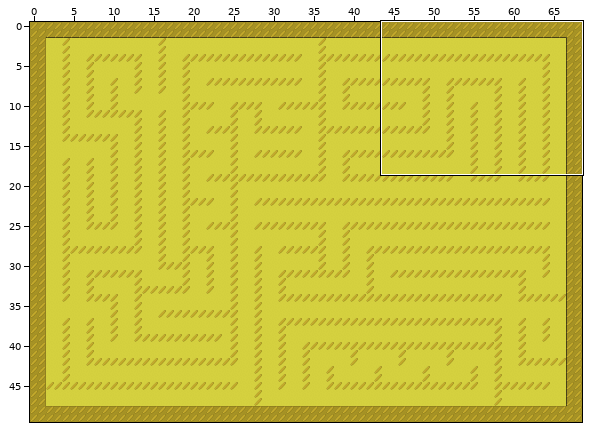
Tiled map: android/assets/tilemaps/kairo/maze.tmx. Above, an overview of the earlier version with the close-up marked.
Close-up. Before the commit:
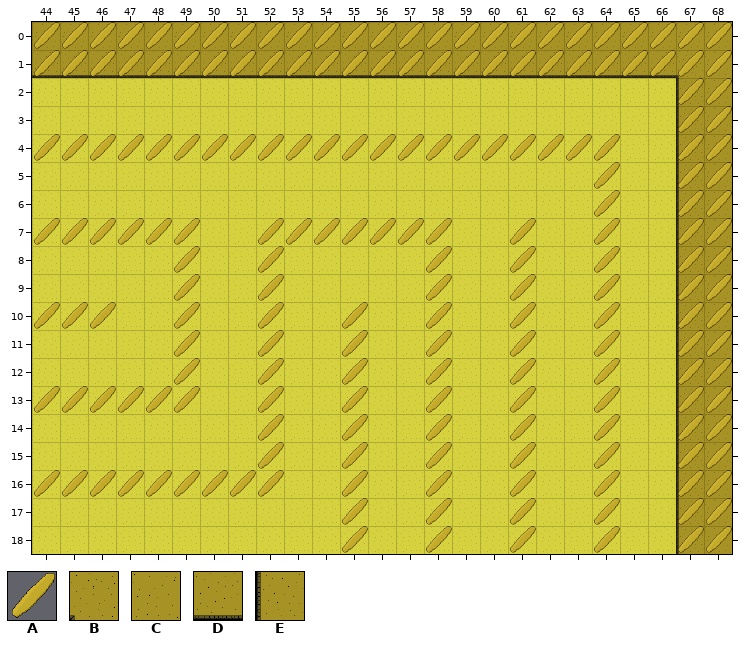
Cells are 64x64 px. Shown: x 44..68, y 0..18. The commit also changed other parts of the map, which this record leaves out.
Key: from "bad_objects": A 0; from "kairo": B 6, C 20, D 24, E 24 turned 90.
_ is an empty cell.
Layers that did not change in this view are not listed.
Layer "wall_tiles" before, first column x 44:
 0 CCCCCCCCCCCCCCCCCCCCCCCCC
 1 DDDDDDDDDDDDDDDDDDDDDDDBC
 2 _______________________EC
 3 _______________________EC
 4 _______________________EC
 5 _______________________EC
 6 _______________________EC
 7 _______________________EC
 8 _______________________EC
 9 _______________________EC
10 _______________________EC
11 _______________________EC
12 _______________________EC
13 _______________________EC
14 _______________________EC
15 _______________________EC
16 _______________________EC
17 _______________________EC
18 _______________________EC
Layer "Tile Layer 1" before, first column x 44:
 0 AAAAAAAAAAAAAAAAAAAAAAAAA
 1 AAAAAAAAAAAAAAAAAAAAAAAAA
 2 _______________________AA
 3 _______________________AA
 4 AAAAAAAAAAAAAAAAAAAAA__AA
 5 ____________________A__AA
 6 ____________________A__AA
 7 AAAAAA__AAAAAAA__A__A__AA
 8 _____A__A_____A__A__A__AA
 9 _____A__A_____A__A__A__AA
10 AAA__A__A__A__A__A__A__AA
11 _____A__A__A__A__A__A__AA
12 _____A__A__A__A__A__A__AA
13 AAAAAA__A__A__A__A__A__AA
14 ________A__A__A__A__A__AA
15 ________A__A__A__A__A__AA
16 AAAAAAAAA__A__A__A__A__AA
17 ___________A__A__A__A__AA
18 ___________A__A__A__A__AA
After:
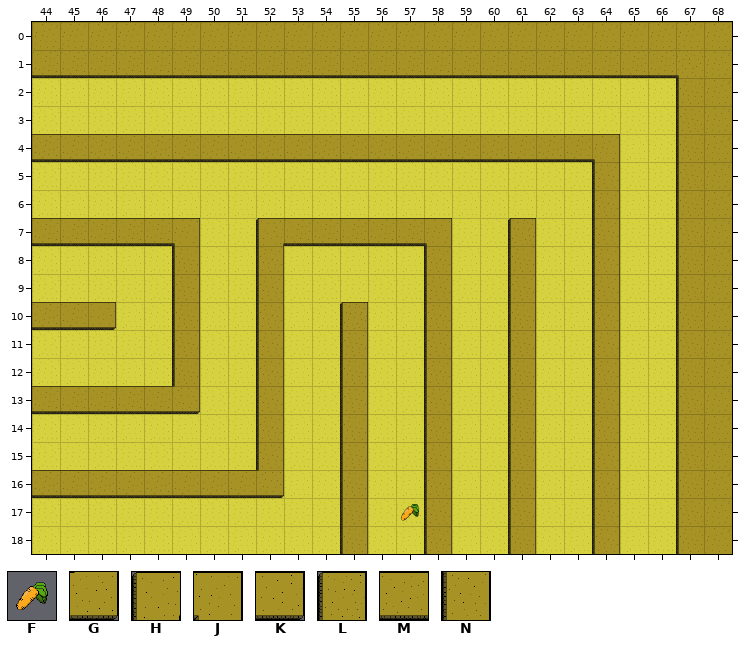
Further tiles: from "good_objects": F 1; from "kairo": G 2, H 3, J 5, K 14, L 15, M 23, N 23 turned 90.
Tiles of an added or newly shown layer are drawn over the layers below it.
What changed:
Changed rows in their new state; . is an unchanged cell.
Layer "wall_tiles":
first column x 44:
 4 MMMMMMMMMMMMMMMMMMMMJ
 5 ....................N
 6 ....................N
 7 MMMMMJ..HMMMMMJ..L..N
 8 .....N..N.....N..N..N
 9 .....N..N.....N..N..N
10 MMK..N..N..L..N..N..N
11 .....N..N..N..N..N..N
12 .....N..N..N..N..N..N
13 MMMMMG..N..N..N..N..N
14 ........N..N..N..N..N
15 ........N..N..N..N..N
16 MMMMMMMMG..N..N..N..N
17 ...........N..N..N..N
18 ...........N..N..N..N
Layer "good_tiles" (added):
first column x 57:
17 F
Layer "Tile Layer 1" (now hidden):
first column x 44:
 0 _________________________
 1 _________________________
 2 .......................__
 3 .......................__
 4 _____________________..__
 5 ...................._..__
 6 ...................._..__
 7 ______.._______.._.._..__
 8 ....._.._....._.._.._..__
 9 ....._.._....._.._.._..__
10 ___.._.._.._.._.._.._..__
11 ....._.._.._.._.._.._..__
12 ....._.._.._.._.._.._..__
13 ______.._.._.._.._.._..__
14 ........_.._.._.._.._..__
15 ........_.._.._.._.._..__
16 _________.._.._.._.._..__
17 ..........._.._.._.._..__
18 ..........._.._.._.._..__
